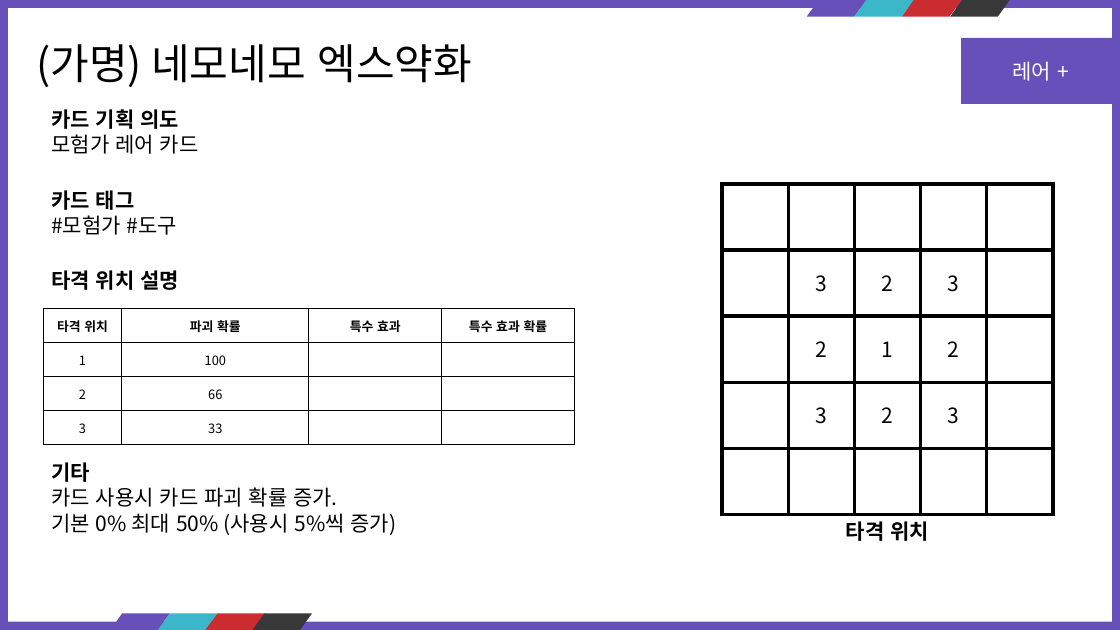
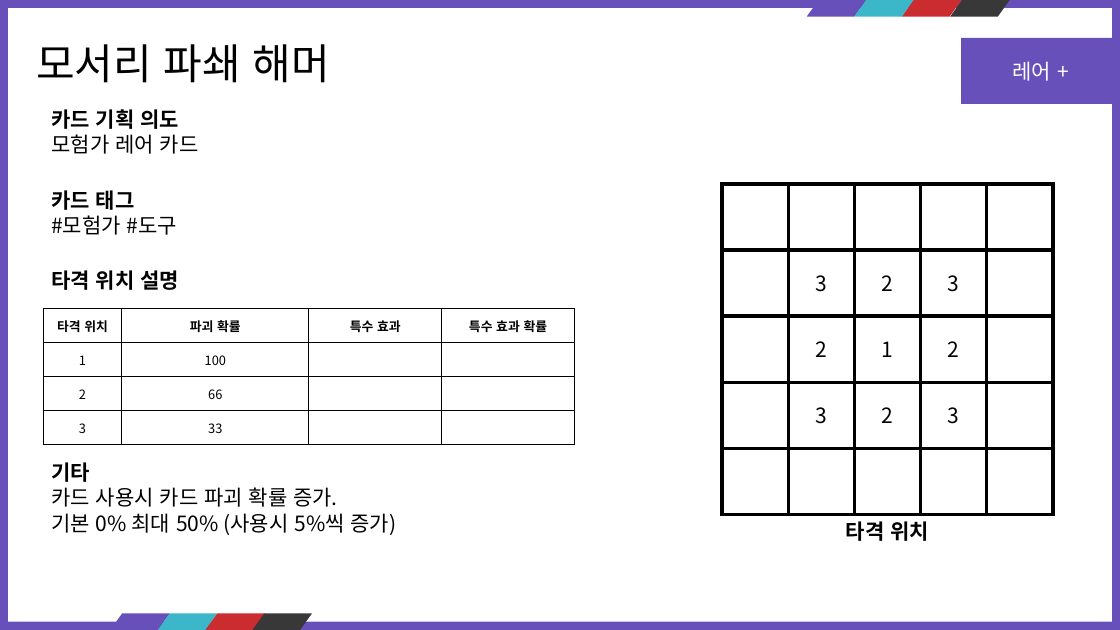
Before and after one commit to kauthor/FluffyDisdog, a slide deck: slide 19 of Plan/기획서/카드 정리.pptx. Drawn at 1120x630 pixels with LibreOffice and Linux fonts; fonts in the diff are those of the drawing. Boxes give left, top, right and bottom in pixels: in the first picture for what was removed or moved away, otherwise in the second. Text is boxed around its words. In the diff, an @@ line names an element or a change of style, - is before the commit and + after.

```diff
--- a/Plan/기획서/카드 정리.pptx
+++ b/Plan/기획서/카드 정리.pptx
@@ text at bbox=[36, 44, 330, 83]: text changed @@
-(가명) 네모네모 엑스약화
+모서리 파쇄 해머
```
Also in this commit, not shown: 12 other slides changed, 1 other file.
